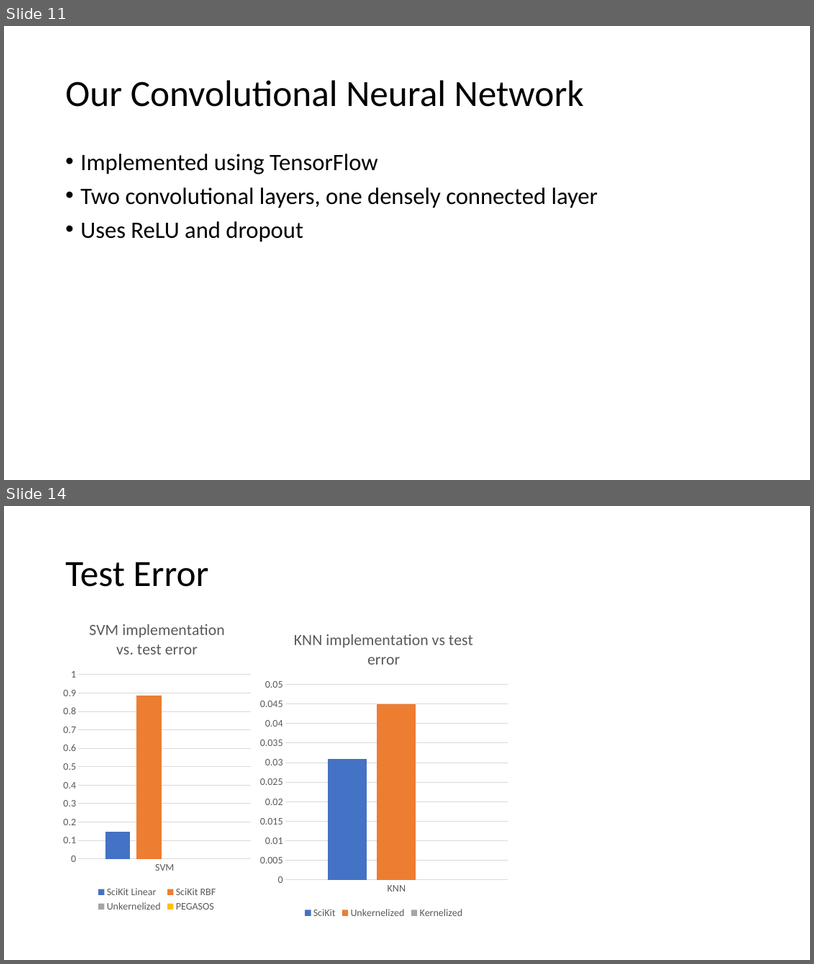
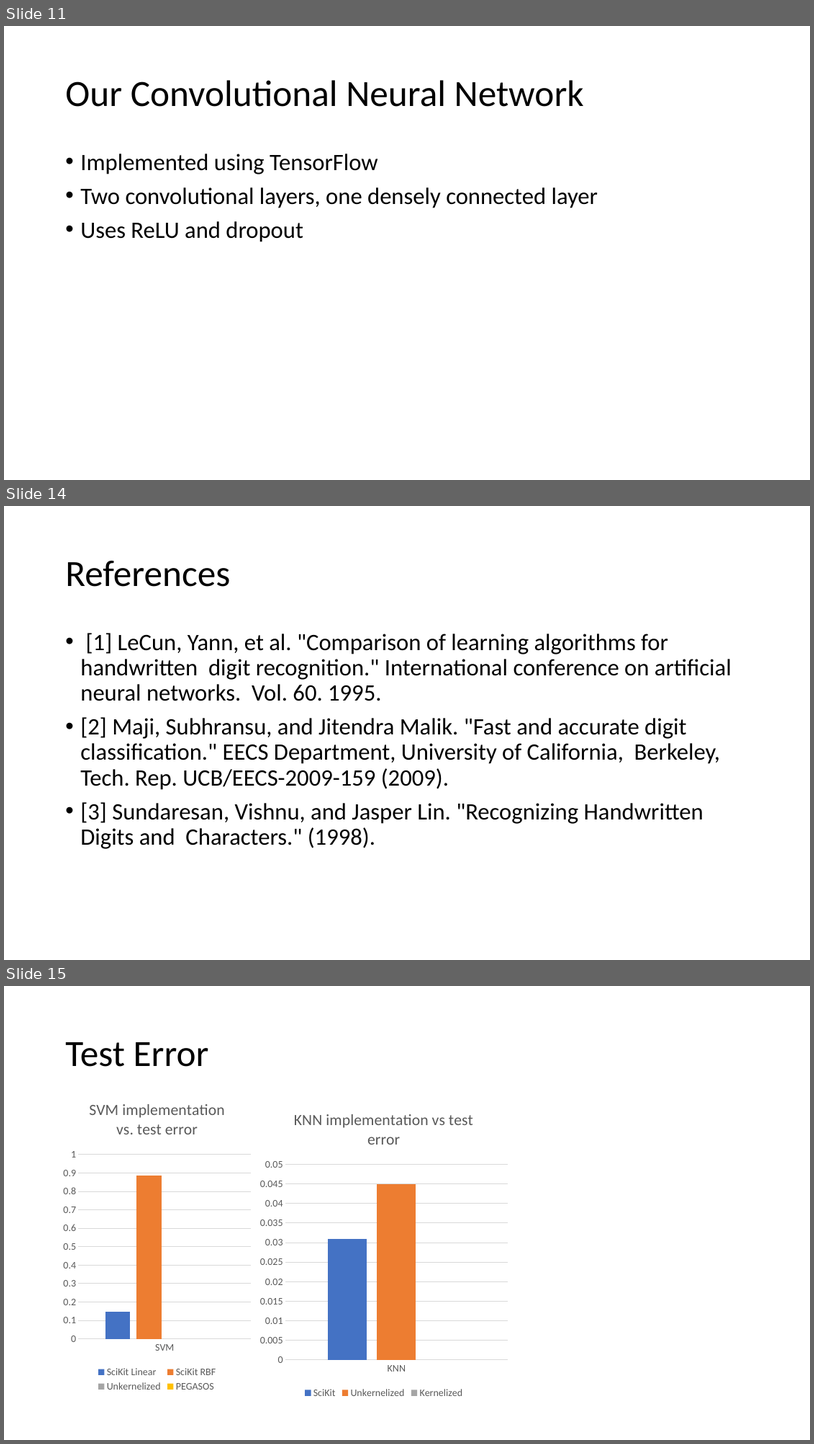
Before and after one commit to dericp/digit-recognition, a slide deck: A Comparison of Techniques Applied to Digit Recognition.pptx. Shown one above the other, each under a label of ours: slides 11 and 14 before the commit, slides 11, 14 and 15 after it; the slides between them are not shown. The pictures are 814x964 and 814x1444 pixels, drawn with LibreOffice and Linux fonts; fonts in the diff are those of the drawing. Boxes give left, top, right and bottom in pixels: in the first picture for what was removed or moved away, otherwise in the second. Text is boxed around its words. In the diff, an @@ line names an element or a change of style, - is before the commit and + after.

```diff
--- a/A Comparison of Techniques Applied to Digit Recognition.pptx
+++ b/A Comparison of Techniques Applied to Digit Recognition.pptx
@@ slide 14 added at (4,506,810,960), background #FFFFFF @@
@@ title added at (65,560,230,587), 44 pt, text #000000 @@
+References
@@ text added at (80,633,732,849), 28 pt, text #000000 @@
+• [1] LeCun, Yann, et al. "Comparison of learning algorithms for handwritten digit recognition." International conference on artificial neural networks. Vol. 60. 1995.
+• [2] Maji, Subhransu, and Jitendra Malik. "Fast and accurate digit classification." EECS Department, University of California, Berkeley, Tech. Rep. UCB/EECS-2009-159 (2009).
+• [3] Sundaresan, Vishnu, and Jasper Lin. "Recognizing Handwritten Digits and Characters." (1998).
@@ what was slide 14 is now slide 15 @@
```
Also in this commit, not shown: 3 slides changed.
